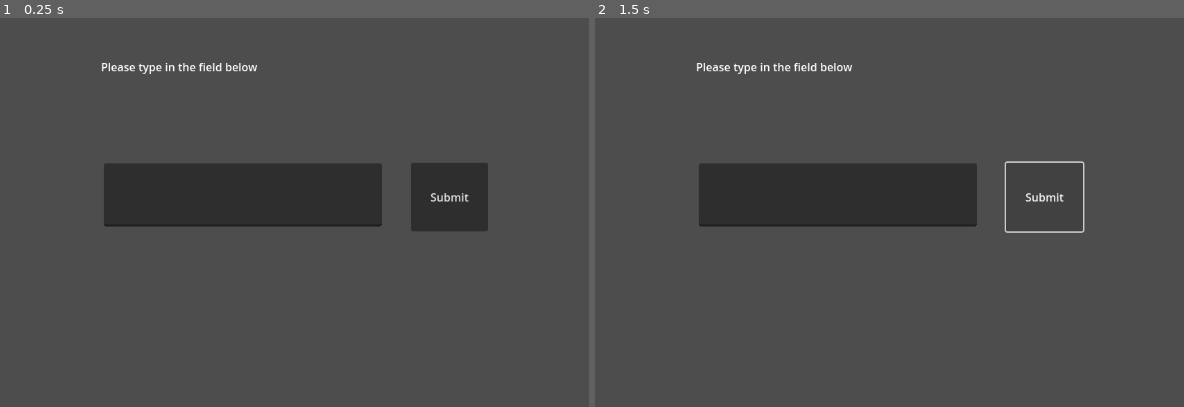
Above: before the commit, frames 1-2 (left to right).
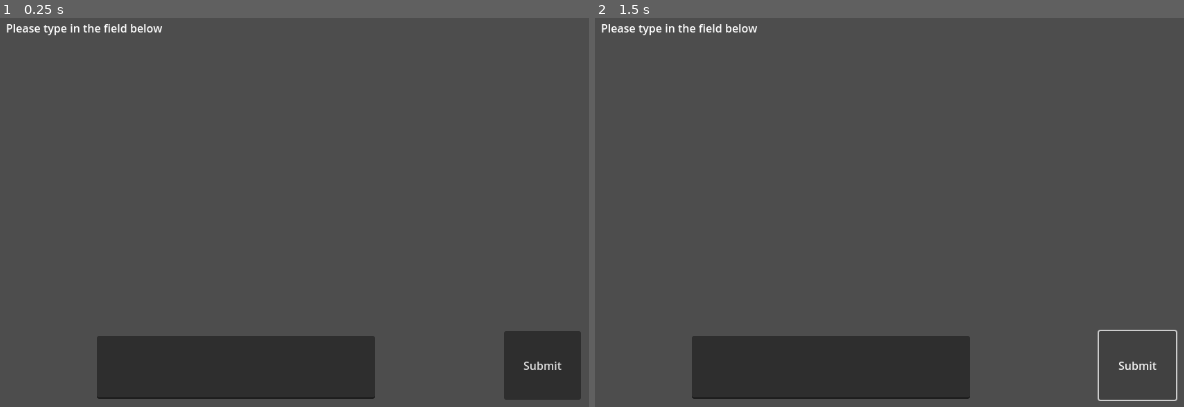
Above: after the commit, the same moments.

Repository: Sajeg/BreakOut
Game: Godot game, scene res://Scenes/sample_conversation.tscn
Two runs of this game, one before a commit and one after it. Both use one fixed random seed, a clock stepped at 60 frames per second and the inputs below.
Inputs:
- Up to frame 1 (0.25 s): no input
- Up to frame 2 (1.5 s): click "Submit" at 0.5 s; click "Submit" at 1.25 s

The runs differ from the first frame. In frame 1, 20% of the frame differs, in the area x 1-99%, y 1-99%; in frame 2, 17%.
Error after the commit: Invalid access to property or key 'candidates' on a base object of type 'Nil'. (res://Scripts/ai_manager.gd:64)

Commit message:
Improved conversation

Diff:
--- a/Scenes/ai_manager.tscn
+++ b/Scenes/ai_manager.tscn
@@ -4,7 +4,6 @@
 
 [node name="AIManager" type="Node2D"]
 script = ExtResource("1_gsrx3")
-prompt = "Let's play a roleplay game. You are now Dieter, a guy who is in prison because he stole pans from an old grandmother. You'll now have a conversation with me another inmate. You have Pen in your pocket."
 
 [node name="HTTPRequest" type="HTTPRequest" parent="."]
 
--- a/Scenes/sample_conversation.tscn
+++ b/Scenes/sample_conversation.tscn
@@ -7,26 +7,25 @@
 script = ExtResource("1_3qfs5")
 
 [node name="AIManager" parent="." instance=ExtResource("2_pmk35")]
-prompt = "Let's play a roleplay game. You are now Dieter, a guy who is in prison because he stole pans from an old grandmother. You'll now have a with "
 
 [node name="TextEdit" type="TextEdit" parent="."]
-offset_left = 203.0
-offset_top = 246.0
-offset_right = 604.0
-offset_bottom = 337.0
+offset_left = 193.0
+offset_top = 495.0
+offset_right = 594.0
+offset_bottom = 586.0
 
 [node name="RichTextLabel" type="RichTextLabel" parent="."]
-offset_left = 199.0
-offset_top = 95.0
-offset_right = 685.0
-offset_bottom = 231.0
+offset_left = 62.0
+offset_top = 39.0
+offset_right = 1109.0
+offset_bottom = 439.0
 text = "Please type in the field below"
 
 [node name="Button" type="Button" parent="."]
-offset_left = 646.0
-offset_top = 245.0
-offset_right = 757.0
-offset_bottom = 344.0
+offset_left = 780.0
+offset_top = 488.0
+offset_right = 891.0
+offset_bottom = 587.0
 text = "Submit"
 
 [connection signal="new_response" from="AIManager" to="." method="_on_ai_manager_new_response"]
--- a/Scripts/ai_manager.gd
+++ b/Scripts/ai_manager.gd
@@ -3,7 +3,11 @@
 signal new_response(text: String)
 
 @onready var http_request = $HTTPRequest
-@export_multiline var prompt: String = ""
+@export_multiline var character: String = ""
+@export var friendship = 50
+@export var inventory = ["cans"]
+@export var has_friendship = true
+@export var has_inventory = true
 var history = []
 
 
@@ -17,7 +21,13 @@
 	var header = ["Content-Type: application/json"]
 	var data = {
 		"contents": [],
-		"systemInstruction": { "role": "user", "parts": [{ "text": prompt }]},
+		"systemInstruction": { "role": "user", "parts": [{ "text": character }]},
+		"safety_settings": [
+			{"category": "HARM_CATEGORY_HATE_SPEECH", "threshold": "BLOCK_NONE"},
+			{"category": "HARM_CATEGORY_HARASSMENT", "threshold": "BLOCK_NONE"},
+			{"category": "HARM_CATEGORY_SEXUALLY_EXPLICIT", "threshold": "BLOCK_NONE"},
+			{"category": "HARM_CATEGORY_DANGEROUS_CONTENT", "threshold": "BLOCK_NONE"}
+		],
 		"generationConfig": {
 			"temperature": 1,
 			"topK": 64,
@@ -48,6 +58,10 @@
 	return config.get_value("API", "api_key", "")
 
 func _on_http_request_request_completed(result, response_code, headers, body):
-	if response_code == 200:
+		#if response_code == 200:
 		print(body.get_string_from_utf8())
-		emit_signal("new_response", body.get_string_from_utf8())
+		var model_response = JSON.parse_string(body.get_string_from_utf8())
+		var model_text = JSON.stringify(model_response["candidates"][0]["content"]["parts"][0]["text"])
+		var model_message = load("res://Scripts/history_part.gd").new(model_text, "model")
+		history.append(model_message)
+		emit_signal("new_response", model_text)
--- a/Scripts/sample_conversation.gd
+++ b/Scripts/sample_conversation.gd
@@ -2,6 +2,11 @@
 
 
 func _on_button_pressed():
+	var data = {
+		"text": $TextEdit.text,
+		"friendship": $AIManager.friendship,
+		"items": ["paper", "can of pineapple"]
+	}
 	$AIManager.add_message($TextEdit.text)
 
 
